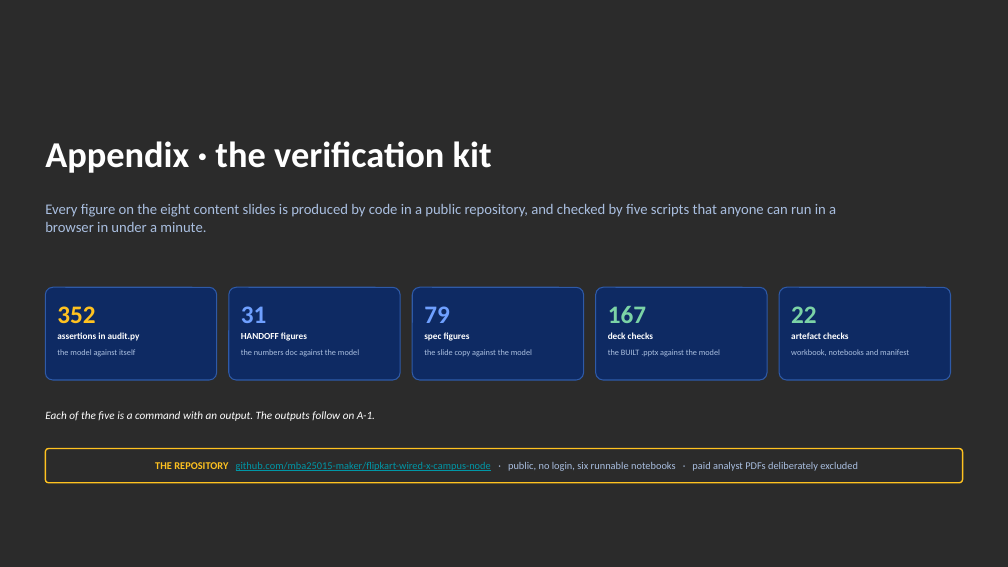
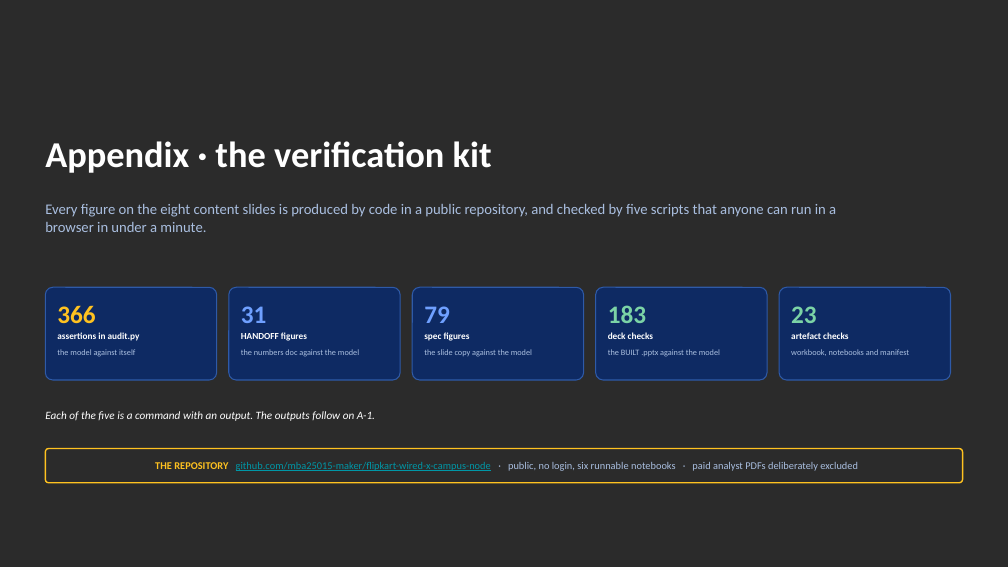
Before and after one commit to mba25015-maker/flipkart-wired-x-campus-node, a slide deck: slide 10 of Flipkart_Minutes_WiRED_SemiFinal_FULL_light.pptx. Drawn at 1008x567 pixels with LibreOffice and Linux fonts; fonts in the diff are those of the drawing; background and template pictures are left out; a plain dark background stands for a picture behind light text. Boxes give left, top, right and bottom in pixels: in the first picture for what was removed or moved away, otherwise in the second. Text is boxed around its words. In the diff, an @@ line names an element or a change of style, - is before the commit and + after.

```diff
--- a/Flipkart_Minutes_WiRED_SemiFinal_FULL_light.pptx
+++ b/Flipkart_Minutes_WiRED_SemiFinal_FULL_light.pptx
@@ text at (57, 305, 95, 323): text changed @@
-352
+366
@@ text at (608, 305, 646, 323): text changed @@
-167
+183
@@ text at (791, 306, 817, 323): text changed @@
-22
+23
```
Also in this commit, not shown: 2 other slides changed, 1 slide added, 27 other files.
